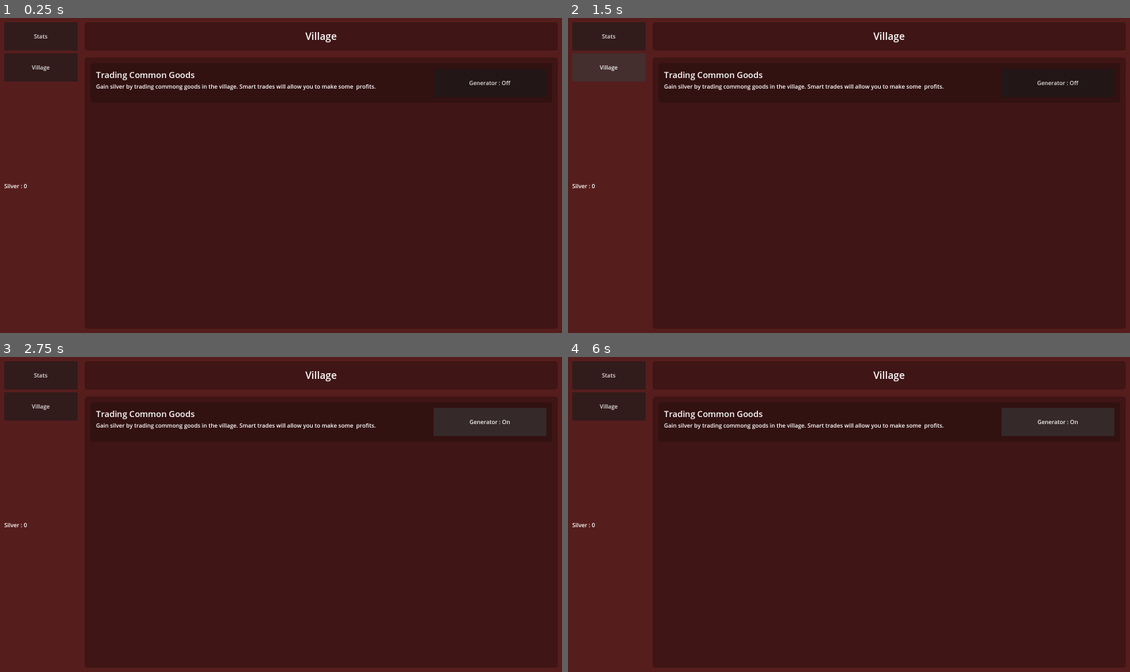
Above: before the commit, frames 1-4 (two rows, left to right).
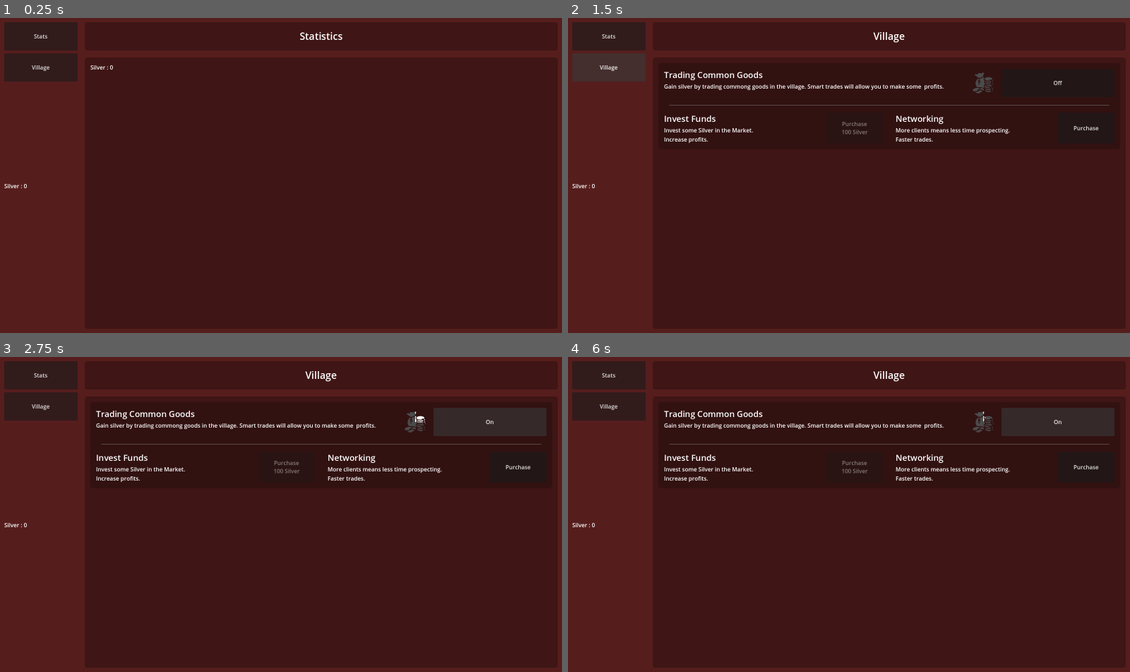
Above: after the commit, the same moments.

Repository: ZibelineDev/idle_tuto_reboot
Game: Godot game, scene res://singletons/game/game.tscn
The game is run twice, just before and just after one commit, with the same random seed, the same clock (stepped at 60 frames per second) and the same inputs.
Inputs (mouse positions are in pixels of both pictures, inside the frame that each line leads up to):
- Up to frame 1 (0.25 s): no input
- Up to frame 2 (1.5 s): click "Stats" at 0.5 s; click "Village" at 1.25 s
- Up to frame 3 (2.75 s): click "Generator : Off" (after the commit: "Off") at 2 s
- Up to frame 4 (6 s): click "Generator : On" (after the commit: "On") at 2.75 s; click (1085, 467) at 3.5 s, where only the run after the commit has a clickable "Purchase"; click "Stats" at 4.25 s; click "Village" at 5 s; click "Generator : Off" (after the commit: "Off") at 5.75 s

The runs differ from the first frame. In frame 1, 2.5% of the frame differs, in the area x 16-98%, y 4-26%; in frame 2, 2.0%; in frame 3, 2.0%; in frame 4, 2.0%.

Commit message:
⚗️ Preparing for Upgrades

Diff:
--- a/components/button_generator_toggle/generator_toggle_button.gd
+++ b/components/button_generator_toggle/generator_toggle_button.gd
@@ -1,7 +1,7 @@
 extends Button
 
-const GENERATOR_ON_TEXT : String = "Generator : On"
-const GENERATOR_OFF_TEXT : String = "Generator : Off"
+const GENERATOR_ON_TEXT : String = "On"
+const GENERATOR_OFF_TEXT : String = "Off"
 
 
 func _ready() -> void :
--- /dev/null
+++ b/components/radial_progress_bar/radial_progress_bar.gd
@@ -0,0 +1,5 @@
+extends TextureProgressBar
+
+
+func _process(_delta: float) -> void :
+	value = SilverGenerator.ref.get_timer_progression()
--- /dev/null
+++ b/components/radial_progress_bar/radial_progress_bar.tscn
@@ -0,0 +1,14 @@
+[gd_scene load_steps=4 format=3 uid="uid://ttrgafns0xu7"]
+
+[ext_resource type="Texture2D" uid="uid://yb33wwvmflq5" path="res://assets/icons/purse_and_coin_grey.png" id="1_wsrib"]
+[ext_resource type="Texture2D" uid="uid://ckikuieqx4p5f" path="res://assets/icons/purse_and_coin.png" id="2_3fufw"]
+[ext_resource type="Script" path="res://components/radial_progress_bar/radial_progress_bar.gd" id="3_yf8km"]
+
+[node name="RadialProgressBar" type="TextureProgressBar"]
+size_flags_horizontal = 4
+size_flags_vertical = 4
+value = 93.0
+fill_mode = 4
+texture_under = ExtResource("1_wsrib")
+texture_progress = ExtResource("2_3fufw")
+script = ExtResource("3_yf8km")
--- a/scenes/user_interface/user_interface.tscn
+++ b/scenes/user_interface/user_interface.tscn
@@ -1,22 +1,13 @@
-[gd_scene load_steps=8 format=3 uid="uid://cu26oi1spy512"]
+[gd_scene load_steps=7 format=3 uid="uid://cu26oi1spy512"]
 
 [ext_resource type="Script" path="res://scenes/user_interface/user_interface.gd" id="1_yjqbu"]
 [ext_resource type="Script" path="res://scenes/user_interface/navigation_button.gd" id="2_w1f2f"]
 [ext_resource type="StyleBox" uid="uid://b47mwlgctp6de" path="res://assets/styles/style_box_flat/red_container.tres" id="3_2wb5t"]
 [ext_resource type="PackedScene" uid="uid://cfgqkghn7jtn" path="res://components/label_silver/label_silver.tscn" id="4_wle1u"]
-[ext_resource type="PackedScene" uid="uid://bv3q713yk7i2j" path="res://components/button_generator_toggle/generator_toggle_button.tscn" id="5_vi74m"]
+[ext_resource type="PackedScene" uid="uid://b1g4fpevjbf88" path="res://scenes/village/village.tscn" id="5_eyd4c"]
 
 [sub_resource type="StyleBoxFlat" id="StyleBoxFlat_6lwjp"]
 bg_color = Color(0.6, 0.6, 0.6, 0)
-
-[sub_resource type="StyleBoxFlat" id="StyleBoxFlat_8l535"]
-bg_color = Color(0.196078, 0.0666667, 0.0666667, 1)
-border_color = Color(0.196078, 0.0666667, 0.0666667, 1)
-corner_radius_top_left = 8
-corner_radius_top_right = 8
-corner_radius_bottom_right = 8
-corner_radius_bottom_left = 8
-anti_aliasing = false
 
 [node name="UserInterface" type="Panel"]
 anchors_preset = 15
@@ -95,11 +86,9 @@
 layout_mode = 2
 size_flags_horizontal = 3
 theme_override_styles/panel = SubResource("StyleBoxFlat_6lwjp")
-current_tab = 1
 tabs_visible = false
 
 [node name="Stats" type="VBoxContainer" parent="HBoxContainer/MainView"]
-visible = false
 layout_mode = 2
 
 [node name="MarginContainer" type="MarginContainer" parent="HBoxContainer/MainView/Stats"]
@@ -161,99 +150,6 @@
 [node name="LabelSilver" parent="HBoxContainer/MainView/Stats/MarginContainer2/Panel/MarginContainer/ScrollContainer/VBoxContainer" instance=ExtResource("4_wle1u")]
 layout_mode = 2
 
-[node name="Village" type="VBoxContainer" parent="HBoxContainer/MainView"]
+[node name="Village" parent="HBoxContainer/MainView" instance=ExtResource("5_eyd4c")]
+visible = false
 layout_mode = 2
-
-[node name="MarginContainer" type="MarginContainer" parent="HBoxContainer/MainView/Village"]
-layout_mode = 2
-theme_override_constants/margin_left = 0
-theme_override_constants/margin_top = 16
-theme_override_constants/margin_right = 16
-theme_override_constants/margin_bottom = 16
-
-[node name="Panel" type="Panel" parent="HBoxContainer/MainView/Village/MarginContainer"]
-custom_minimum_size = Vector2(0, 80)
-layout_mode = 2
-theme_override_styles/panel = ExtResource("3_2wb5t")
-
-[node name="Label" type="Label" parent="HBoxContainer/MainView/Village/MarginContainer/Panel"]
-layout_mode = 1
-anchors_preset = 15
-anchor_right = 1.0
-anchor_bottom = 1.0
-grow_horizontal = 2
-grow_vertical = 2
-theme_type_variation = &"HeaderLarge"
-text = "Village
-"
-horizontal_alignment = 1
-vertical_alignment = 1
-
-[node name="MarginContainer2" type="MarginContainer" parent="HBoxContainer/MainView/Village"]
-layout_mode = 2
-size_flags_vertical = 3
-theme_override_constants/margin_left = 0
-theme_override_constants/margin_top = 0
-theme_override_constants/margin_right = 16
-theme_override_constants/margin_bottom = 16
-
-[node name="Panel" type="Panel" parent="HBoxContainer/MainView/Village/MarginContainer2"]
-layout_mode = 2
-theme_override_styles/panel = ExtResource("3_2wb5t")
-
-[node name="MarginContainer" type="MarginContainer" parent="HBoxContainer/MainView/Village/MarginContainer2/Panel"]
-layout_mode = 1
-anchors_preset = 15
-anchor_right = 1.0
-anchor_bottom = 1.0
-grow_horizontal = 2
-grow_vertical = 2
-theme_override_constants/margin_left = 16
-theme_override_constants/margin_top = 16
-theme_override_constants/margin_right = 16
-theme_override_constants/margin_bottom = 16
-
-[node name="ScrollContainer" type="ScrollContainer" parent="HBoxContainer/MainView/Village/MarginContainer2/Panel/MarginContainer"]
-layout_mode = 2
-
-[node name="VBoxContainer" type="VBoxContainer" parent="HBoxContainer/MainView/Village/MarginContainer2/Panel/MarginContainer/ScrollContainer"]
-layout_mode = 2
-size_flags_horizontal = 3
-size_flags_vertical = 3
-
-[node name="PanelContainer" type="PanelContainer" parent="HBoxContainer/MainView/Village/MarginContainer2/Panel/MarginContainer/ScrollContainer/VBoxContainer"]
-layout_mode = 2
-theme_override_styles/panel = SubResource("StyleBoxFlat_8l535")
-
-[node name="HBoxContainer" type="HBoxContainer" parent="HBoxContainer/MainView/Village/MarginContainer2/Panel/MarginContainer/ScrollContainer/VBoxContainer/PanelContainer"]
-layout_mode = 2
-
-[node name="MarginContainer2" type="MarginContainer" parent="HBoxContainer/MainView/Village/MarginContainer2/Panel/MarginContainer/ScrollContainer/VBoxContainer/PanelContainer/HBoxContainer"]
-layout_mode = 2
-size_flags_horizontal = 3
-theme_override_constants/margin_left = 16
-theme_override_constants/margin_top = 16
-theme_override_constants/margin_right = 16
-theme_override_constants/margin_bottom = 16
-
-[node name="VBoxContainer" type="VBoxContainer" parent="HBoxContainer/MainView/Village/MarginContainer2/Panel/MarginContainer/ScrollContainer/VBoxContainer/PanelContainer/HBoxContainer/MarginContainer2"]
-layout_mode = 2
-
-[node name="Label" type="Label" parent="HBoxContainer/MainView/Village/MarginContainer2/Panel/MarginContainer/ScrollContainer/VBoxContainer/PanelContainer/HBoxContainer/MarginContainer2/VBoxContainer"]
-layout_mode = 2
-theme_type_variation = &"HeaderMedium"
-text = "Trading Common Goods"
-
-[node name="Label2" type="Label" parent="HBoxContainer/MainView/Village/MarginContainer2/Panel/MarginContainer/ScrollContainer/VBoxContainer/PanelContainer/HBoxContainer/MarginContainer2/VBoxContainer"]
-layout_mode = 2
-text = "Gain silver by trading commong goods in the village. Smart trades will allow you to make some  profits."
-
-[node name="MarginContainer" type="MarginContainer" parent="HBoxContainer/MainView/Village/MarginContainer2/Panel/MarginContainer/ScrollContainer/VBoxContainer/PanelContainer/HBoxContainer"]
-layout_mode = 2
-theme_override_constants/margin_left = 16
-theme_override_constants/margin_top = 16
-theme_override_constants/margin_right = 16
-theme_override_constants/margin_bottom = 16
-
-[node name="GeneratorToggleButton" parent="HBoxContainer/MainView/Village/MarginContainer2/Panel/MarginContainer/ScrollContainer/VBoxContainer/PanelContainer/HBoxContainer/MarginContainer" instance=ExtResource("5_vi74m")]
-layout_mode = 2
--- /dev/null
+++ b/scenes/village/upgrade_01_button.gd
@@ -0,0 +1,41 @@
+extends Button
+
+var _cost : int = -1
+
+
+func _ready() -> void :
+	SilverGenerator.ref.get_upgrade_01().leveled_up.connect(_on_upgrade_01_leveled_up)
+	ManagerSilver.ref.silver_updated.connect(_on_silver_updated)
+	pressed.connect(_on_pressed)
+	_update_cost()
+	_update_disbaled()
+
+
+func _update_text() -> void :
+	text = "Purchase\n%s Silver" %_cost
+
+
+func _update_cost() -> void :
+	_cost = SilverGenerator.ref.get_upgrade_01().get_cost()
+	_update_text()
+
+
+func _update_disbaled() -> void :
+	if _cost < 0 :
+		disabled = true
+		return
+
+	disabled = false if ManagerSilver.ref.can_spend(_cost) else true
+
+
+func _on_upgrade_01_leveled_up() -> void :
+	_update_cost()
+	_update_disbaled()
+
+
+func _on_silver_updated() -> void :
+	_update_disbaled()
+
+
+func _on_pressed() -> void :
+	SilverGenerator.ref.get_upgrade_01().purchase_level_up()
--- /dev/null
+++ b/scenes/village/village.tscn
@@ -0,0 +1,197 @@
+[gd_scene load_steps=6 format=3 uid="uid://b1g4fpevjbf88"]
+
+[ext_resource type="StyleBox" uid="uid://b47mwlgctp6de" path="res://assets/styles/style_box_flat/red_container.tres" id="1_qvqbw"]
+[ext_resource type="PackedScene" uid="uid://ttrgafns0xu7" path="res://components/radial_progress_bar/radial_progress_bar.tscn" id="2_bi748"]
+[ext_resource type="PackedScene" uid="uid://bv3q713yk7i2j" path="res://components/button_generator_toggle/generator_toggle_button.tscn" id="3_xvw5t"]
+[ext_resource type="Script" path="res://scenes/village/upgrade_01_button.gd" id="4_grbsx"]
+
+[sub_resource type="StyleBoxFlat" id="StyleBoxFlat_8l535"]
+bg_color = Color(0.196078, 0.0666667, 0.0666667, 1)
+border_color = Color(0.196078, 0.0666667, 0.0666667, 1)
+corner_radius_top_left = 8
+corner_radius_top_right = 8
+corner_radius_bottom_right = 8
+corner_radius_bottom_left = 8
+anti_aliasing = false
+
+[node name="Village" type="VBoxContainer"]
+anchors_preset = 15
+anchor_right = 1.0
+anchor_bottom = 1.0
+grow_horizontal = 2
+grow_vertical = 2
+
+[node name="MarginContainer" type="MarginContainer" parent="."]
+layout_mode = 2
+theme_override_constants/margin_left = 0
+theme_override_constants/margin_top = 16
+theme_override_constants/margin_right = 16
+theme_override_constants/margin_bottom = 16
+
+[node name="Panel" type="Panel" parent="MarginContainer"]
+custom_minimum_size = Vector2(0, 80)
+layout_mode = 2
+theme_override_styles/panel = ExtResource("1_qvqbw")
+
+[node name="Label" type="Label" parent="MarginContainer/Panel"]
+layout_mode = 1
+anchors_preset = 15
+anchor_right = 1.0
+anchor_bottom = 1.0
+grow_horizontal = 2
+grow_vertical = 2
+theme_type_variation = &"HeaderLarge"
+text = "Village
+"
+horizontal_alignment = 1
+vertical_alignment = 1
+
+[node name="MarginContainer2" type="MarginContainer" parent="."]
+layout_mode = 2
+size_flags_vertical = 3
+theme_override_constants/margin_left = 0
+theme_override_constants/margin_top = 0
+theme_override_constants/margin_right = 16
+theme_override_constants/margin_bottom = 16
+
+[node name="Panel" type="Panel" parent="MarginContainer2"]
+layout_mode = 2
+theme_override_styles/panel = ExtResource("1_qvqbw")
+
+[node name="MarginContainer" type="MarginContainer" parent="MarginContainer2/Panel"]
+layout_mode = 1
+anchors_preset = 15
+anchor_right = 1.0
+anchor_bottom = 1.0
+grow_horizontal = 2
+grow_vertical = 2
+theme_override_constants/margin_left = 16
+theme_override_constants/margin_top = 16
+theme_override_constants/margin_right = 16
+theme_override_constants/margin_bottom = 16
+
+[node name="ScrollContainer" type="ScrollContainer" parent="MarginContainer2/Panel/MarginContainer"]
+layout_mode = 2
+
+[node name="VBoxContainer" type="VBoxContainer" parent="MarginContainer2/Panel/MarginContainer/ScrollContainer"]
+layout_mode = 2
+size_flags_horizontal = 3
+size_flags_vertical = 3
+
+[node name="PanelContainer" type="PanelContainer" parent="MarginContainer2/Panel/MarginContainer/ScrollContainer/VBoxContainer"]
+layout_mode = 2
+theme_override_styles/panel = SubResource("StyleBoxFlat_8l535")
+
+[node name="VBoxContainer" type="VBoxContainer" parent="MarginContainer2/Panel/MarginContainer/ScrollContainer/VBoxContainer/PanelContainer"]
+layout_mode = 2
+
+[node name="HBoxContainer" type="HBoxContainer" parent="MarginContainer2/Panel/MarginContainer/ScrollContainer/VBoxContainer/PanelContainer/VBoxContainer"]
+layout_mode = 2
+
+[node name="MarginContainer2" type="MarginContainer" parent="MarginContainer2/Panel/MarginContainer/ScrollContainer/VBoxContainer/PanelContainer/VBoxContainer/HBoxContainer"]
+layout_mode = 2
+size_flags_horizontal = 3
+theme_override_constants/margin_left = 16
+theme_override_constants/margin_top = 16
+theme_override_constants/margin_right = 16
+theme_override_constants/margin_bottom = 16
+
+[node name="VBoxContainer" type="VBoxContainer" parent="MarginContainer2/Panel/MarginContainer/ScrollContainer/VBoxContainer/PanelContainer/VBoxContainer/HBoxContainer/MarginContainer2"]
+layout_mode = 2
+
+[node name="Label" type="Label" parent="MarginContainer2/Panel/MarginContainer/ScrollContainer/VBoxContainer/PanelContainer/VBoxContainer/HBoxContainer/MarginContainer2/VBoxContainer"]
+layout_mode = 2
+theme_type_variation = &"HeaderMedium"
+text = "Trading Common Goods"
+
+[node name="Label2" type="Label" parent="MarginContainer2/Panel/MarginContainer/ScrollContainer/VBoxContainer/PanelContainer/VBoxContainer/HBoxContainer/MarginContainer2/VBoxContainer"]
+layout_mode = 2
+text = "Gain silver by trading commong goods in the village. Smart trades will allow you to make some  profits."
+
+[node name="RadialProgressBar" parent="MarginContainer2/Panel/MarginContainer/ScrollContainer/VBoxContainer/PanelContainer/VBoxContainer/HBoxContainer" instance=ExtResource("2_bi748")]
+layout_mode = 2
+
+[node name="MarginContainer" type="MarginContainer" parent="MarginContainer2/Panel/MarginContainer/ScrollContainer/VBoxContainer/PanelContainer/VBoxContainer/HBoxContainer"]
+layout_mode = 2
+theme_override_constants/margin_left = 16
+theme_override_constants/margin_top = 16
+theme_override_constants/margin_right = 16
+theme_override_constants/margin_bottom = 16
+
+[node name="GeneratorToggleButton" parent="MarginContainer2/Panel/MarginContainer/ScrollContainer/VBoxContainer/PanelContainer/VBoxContainer/HBoxContainer/MarginContainer" instance=ExtResource("3_xvw5t")]
+layout_mode = 2
+
+[node name="MarginContainer" type="MarginContainer" parent="MarginContainer2/Panel/MarginContainer/ScrollContainer/VBoxContainer/PanelContainer/VBoxContainer"]
+layout_mode = 2
+theme_override_constants/margin_left = 32
+theme_override_constants/margin_right = 32
+
+[node name="HSeparator" type="HSeparator" parent="MarginContainer2/Panel/MarginContainer/ScrollContainer/VBoxContainer/PanelContainer/VBoxContainer/MarginContainer"]
+layout_mode = 2
+
+[node name="GridContainer" type="GridContainer" parent="MarginContainer2/Panel/MarginContainer/ScrollContainer/VBoxContainer/PanelContainer/VBoxContainer"]
+layout_mode = 2
+columns = 2
+
+[node name="MarginContainer" type="MarginContainer" parent="MarginContainer2/Panel/MarginContainer/ScrollContainer/VBoxContainer/PanelContainer/VBoxContainer/GridContainer"]
+layout_mode = 2
+size_flags_horizontal = 3
+theme_override_constants/margin_left = 16
+theme_override_constants/margin_top = 16
+theme_override_constants/margin_right = 16
+theme_override_constants/margin_bottom = 16
+
+[node name="HBoxContainer" type="HBoxContainer" parent="MarginContainer2/Panel/MarginContainer/ScrollContainer/VBoxContainer/PanelContainer/VBoxContainer/GridContainer/MarginContainer"]
+layout_mode = 2
+size_flags_horizontal = 3
+
+[node name="VBoxContainer" type="VBoxContainer" parent="MarginContainer2/Panel/MarginContainer/ScrollContainer/VBoxContainer/PanelContainer/VBoxContainer/GridContainer/MarginContainer/HBoxContainer"]
+layout_mode = 2
+size_flags_horizontal = 3
+
+[node name="Label" type="Label" parent="MarginContainer2/Panel/MarginContainer/ScrollContainer/VBoxContainer/PanelContainer/VBoxContainer/GridContainer/MarginContainer/HBoxContainer/VBoxContainer"]
+layout_mode = 2
+theme_type_variation = &"HeaderMedium"
+text = "Invest Funds"
+
+[node name="Label2" type="Label" parent="MarginContainer2/Panel/MarginContainer/ScrollContainer/VBoxContainer/PanelContainer/VBoxContainer/GridContainer/MarginContainer/HBoxContainer/VBoxContainer"]
+layout_mode = 2
+text = "Invest some Silver in the Market.
+Increase profits."
+
+[node name="Button" type="Button" parent="MarginContainer2/Panel/MarginContainer/ScrollContainer/VBoxContainer/PanelContainer/VBoxContainer/GridContainer/MarginContainer/HBoxContainer"]
+custom_minimum_size = Vector2(160, 80)
+layout_mode = 2
+text = "Purchase"
+script = ExtResource("4_grbsx")
+
+[node name="MarginContainer2" type="MarginContainer" parent="MarginContainer2/Panel/MarginContainer/ScrollContainer/VBoxContainer/PanelContainer/VBoxContainer/GridContainer"]
+layout_mode = 2
+size_flags_horizontal = 3
+theme_override_constants/margin_left = 16
+theme_override_constants/margin_top = 16
+theme_override_constants/margin_right = 16
+theme_override_constants/margin_bottom = 16
+
+[node name="HBoxContainer" type="HBoxContainer" parent="MarginContainer2/Panel/MarginContainer/ScrollContainer/VBoxContainer/PanelContainer/VBoxContainer/GridContainer/MarginContainer2"]
+layout_mode = 2
+size_flags_horizontal = 3
+
+[node name="VBoxContainer" type="VBoxContainer" parent="MarginContainer2/Panel/MarginContainer/ScrollContainer/VBoxContainer/PanelContainer/VBoxContainer/GridContainer/MarginContainer2/HBoxContainer"]
+layout_mode = 2
+size_flags_horizontal = 3
+
+[node name="Label" type="Label" parent="MarginContainer2/Panel/MarginContainer/ScrollContainer/VBoxContainer/PanelContainer/VBoxContainer/GridContainer/MarginContainer2/HBoxContainer/VBoxContainer"]
+layout_mode = 2
+theme_type_variation = &"HeaderMedium"
+text = "Networking"
+
+[node name="Label2" type="Label" parent="MarginContainer2/Panel/MarginContainer/ScrollContainer/VBoxContainer/PanelContainer/VBoxContainer/GridContainer/MarginContainer2/HBoxContainer/VBoxContainer"]
+layout_mode = 2
+text = "More clients means less time prospecting.
+Faster trades."
+
+[node name="Button" type="Button" parent="MarginContainer2/Panel/MarginContainer/ScrollContainer/VBoxContainer/PanelContainer/VBoxContainer/GridContainer/MarginContainer2/HBoxContainer"]
+custom_minimum_size = Vector2(160, 80)
+layout_mode = 2
+text = "Purchase"
--- /dev/null
+++ b/scripts/advanced_timer.gd
@@ -0,0 +1,89 @@
+class_name AdvancedTimer
+extends Node
+
+
+signal timeout
+
+@export var autostart : bool = false
+@export var oneshot : bool = false
+@export var speed : float = 1.0
+
+@export var wait_time : float = 1.0:
+	set(value):
+		var should_restart : bool = false
+		if not _is_stopped:
+			should_restart = true
+		stop()
+		wait_time = value
+		if should_restart:
+			start()
+
+var _is_stopped :bool = true:
+	set(value):
+		pass
+
+var time_left : float
+
+
+var paused : bool = false
+var _excess : float = 0.0
+
+
+func _ready() -> void:
+	if autostart:
+		start()
+
+
+func _process(delta: float) -> void:
+	if is_stopped or paused:
+		return
+
+	var elapsed_time : float  = delta * speed
+
+	if elapsed_time > time_left:
+		_excess += elapsed_time - time_left
+		time_left = 0.0
+
+	else:
+		time_left -= elapsed_time
+
+	if time_left == 0.0:
+		_timeout()
+
+
+func start() -> void:
+	time_left = wait_time
+	_is_stopped =false
+
+
+func stop() -> void:
+	_is_stopped = true
+
+
+func is_stopped() -> bool:
+	return _is_stopped
+
+
+func _timeout() -> void:
+	timeout.emit()
+	_excess_dump()
+
+
+func _excess_dump() -> void:
+	time_left = wait_time
+
+	while _excess > time_left:
+		_excess -= time_left
+		timeout.emit()
+		time_left = wait_time
+
+	time_left -= _excess
+	_excess = 0
+
+	if oneshot:
+		stop()
+
+
+func generate_access(time : float) -> void:
+	_excess += time
+	_excess_dump()
--- a/singletons/silver_generator/silver_generator.gd
+++ b/singletons/silver_generator/silver_generator.gd
@@ -13,15 +13,19 @@
 signal generator_stopped
 
 
-var _generated_silver_per_tick : int = 1
-var _tick_duration : float = 1.0
+var _base_silver_per_tick : Vector2i = Vector2i(10, 25)
+var _generated_silver_per_tick : Vector2i
+var _tick_duration : float = 2.5
 
 @onready var _timer : Timer = get_node("Timer")
+@onready var _upgrade_01 : SilverGeneratorUpgrade01 = get_node("Upgrade01")
 
 
 func _ready() -> void :
 	_timer.wait_time = _tick_duration
 	_timer.timeout.connect(_on_timer_timeout)
+	_upgrade_01.leveled_up.connect(_on_upgrade_01_leveled_up)
+	_calculate_values()
 
 
 func start() -> void :
@@ -43,11 +47,35 @@
 	else : start()
 
 
+func get_timer_progression() -> float :
+	if _timer.is_stopped() : return 0.0
+
+	var progress : float = 1 - (_timer.time_left / _timer.wait_time)
+	progress *= 100
+
+	return progress
+
+
+func get_upgrade_01() -> SilverGeneratorUpgrade01 :
+	return _upgrade_01
+
+
 func _generate_silver() -> void :
-	ManagerSilver.ref.create_silver(_generated_silver_per_tick)
+	var quantity : int = randi_range(_generated_silver_per_tick.x,\
+			_generated_silver_per_tick.y)
+	ManagerSilver.ref.create_silver(quantity)
+	print("Generated Silver : %s" %quantity)
 
 	generated_silver.emit()
 
 
+func _calculate_values() -> void :
+	_generated_silver_per_tick = _base_silver_per_tick + _upgrade_01.get_bonus()
+
+
 func _on_timer_timeout() -> void :
 	_generate_silver()
+
+
+func _on_upgrade_01_leveled_up() -> void :
+	_calculate_values()
--- a/singletons/silver_generator/silver_generator.tscn
+++ b/singletons/silver_generator/silver_generator.tscn
@@ -1,8 +1,14 @@
-[gd_scene load_steps=2 format=3 uid="uid://cl5t3dlirbq4t"]
+[gd_scene load_steps=3 format=3 uid="uid://cl5t3dlirbq4t"]
 
 [ext_resource type="Script" path="res://singletons/silver_generator/silver_generator.gd" id="1_jpokb"]
+[ext_resource type="Script" path="res://singletons/silver_generator/upgrade_01.gd" id="2_cru8h"]
 
 [node name="SilverGenerator" type="Node"]
 script = ExtResource("1_jpokb")
 
+[node name="Upgrade01" type="Node" parent="."]
+script = ExtResource("2_cru8h")
+
+[node name="Upgrade02" type="Node" parent="."]
+
 [node name="Timer" type="Timer" parent="."]
--- /dev/null
+++ b/singletons/silver_generator/upgrade_01.gd
@@ -0,0 +1,55 @@
+class_name SilverGeneratorUpgrade01
+extends Node
+
+
+signal leveled_up
+
+
+var _title : String = "Invest Funds"
+var _description : String = "Invest some Silver in the Market.\nIncrease profits."
+
+var _cost : Array[int] = [100, 500, 2500]
+var _bonus : Array[Vector2i] = [
+	Vector2i(5, 10),
+	Vector2i(10, 20),
+	Vector2i(25, 75),
+]
+
+var _level : int = 0
+var _max_level : int = 3
+
+
+func get_title() -> String :
+	return _title
+
+
+func get_description() -> String :
+	return _description
+
+
+func get_cost() -> int :
+	if _level >= _max_level : return -1
+
+	return _cost[int(_level)]
+
+
+func get_level() -> int :
+	return _level
+
+
+func get_bonus() -> Vector2i :
+	if _level <= 0 : return Vector2i(0, 0)
+	if _level >= _max_level : return _bonus[int(_max_level - 1)]
+
+	return _bonus[int(_level - 1)]
+
+
+func purchase_level_up() -> Error :
+	if _level >= _max_level : return FAILED
+
+	if ManagerSilver.ref.spend_silver(get_cost()) != OK : return FAILED
+	_level += 1
+
+	leveled_up.emit()
+
+	return OK
Binary file added: assets/icons/purse_and_coin.png
Not shown, added: assets/icons/purse_and_coin.png.import
Binary file added: assets/icons/purse_and_coin_grey.png
Not shown, added: assets/icons/purse_and_coin_grey.png.import
